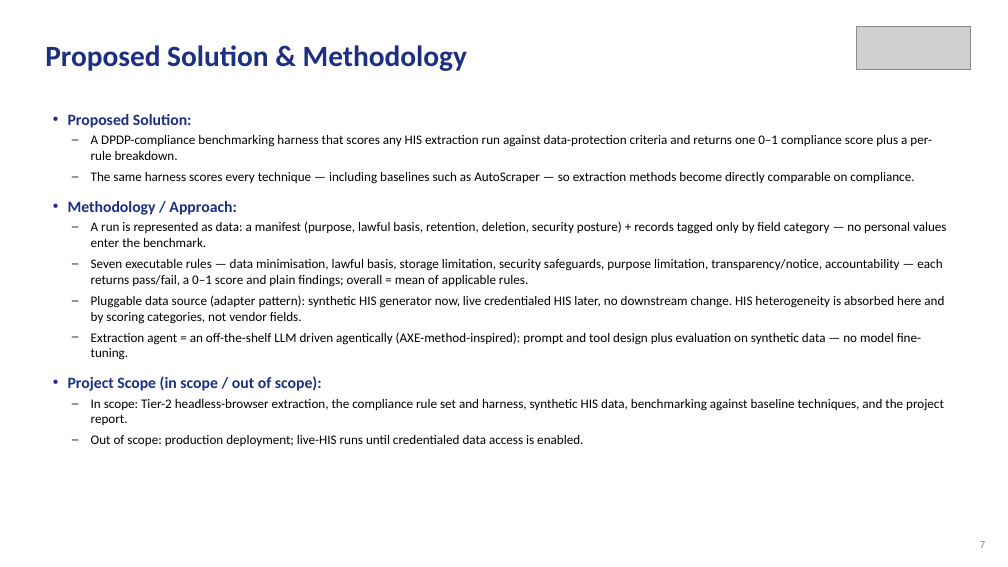
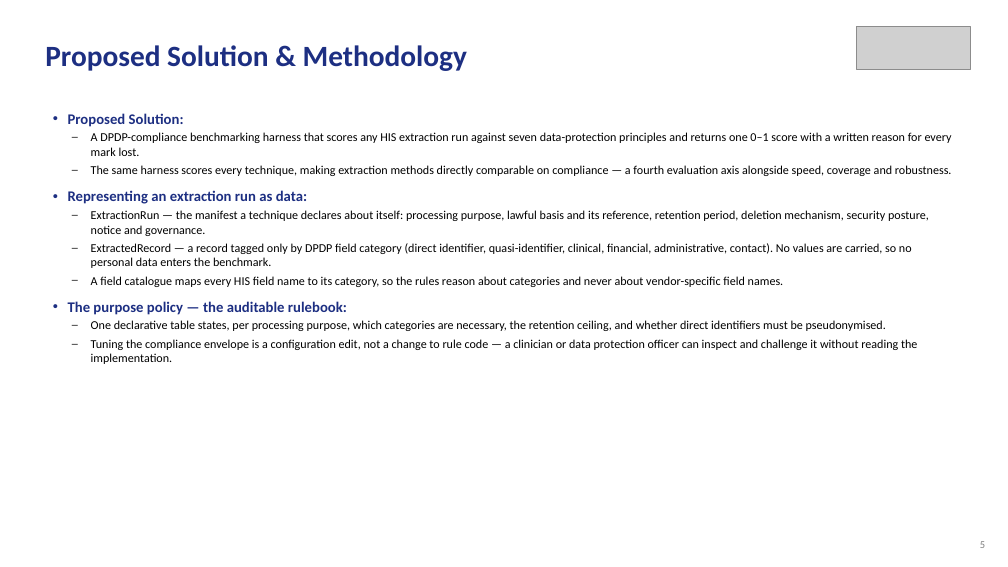
Before and after one commit to aysk1209/his-scraping-dpdp-project, a slide deck: slide 5 of Review-I.pptx. Drawn at 1008x567 pixels with LibreOffice and Linux fonts; fonts in the diff are those of the drawing; grey boxes stand for pictures. Boxes give left, top, right and bottom in pixels: in the first picture for what was removed or moved away, otherwise in the second. Text is boxed around its words. In the diff, an @@ line names an element or a change of style, - is before the commit and + after.

```diff
--- a/Review-I.pptx
+++ b/Review-I.pptx
@@ text at [68, 113, 184, 127]: size 15 to 14 pt in "Proposed Solution:"; less space between paragraphs @@
@@ text at [68, 132, 952, 364]: text changed; size 12.5 to 11.5 pt @@
-  – A DPDP-compliance benchmarking harness that scores any HIS extraction run against data-protection criteria and returns one 0–1 compliance score plus a per-rule breakdown.
-  – The same harness scores every technique — including baselines such as AutoScraper — so extraction methods become directly comparable on compliance.
-• Methodology / Approach:
-  – A run is represented as data: a manifest (purpose, lawful basis, retention, deletion, security posture) + records tagged only by field category — no personal values enter the benchmark.
-  – Seven executable rules — data minimisation, lawful basis, storage limitation, security safeguards, purpose limitation, transparency/notice, accountability — each returns pass/fail, a 0–1 score and plain findings; overall = mean of applicable rules.
-  – Pluggable data source (adapter pattern): synthetic HIS generator now, live credentialed HIS later, no downstream change. HIS heterogeneity is absorbed here and by scoring categories, not vendor fields.
-  – Extraction agent = an off-the-shelf LLM driven agentically (AXE-method-inspired): prompt and tool design plus evaluation on synthetic data — no model fine-tuning.
-• Project Scope (in scope / out of scope):
-  – In scope: Tier-2 headless-browser extraction, the compliance rule set and harness, synthetic HIS data, benchmarking against baseline techniques, and the project report.
-  – Out of scope: production deployment; live-HIS runs until credentialed data access is enabled.
+  – A DPDP-compliance benchmarking harness that scores any HIS extraction run against seven data-protection principles and returns one 0–1 score with a written reason for every mark lost.
+  – The same harness scores every technique, making extraction methods directly comparable on compliance — a fourth evaluation axis alongside speed, coverage and robustness.
+• Representing an extraction run as data:
+  – ExtractionRun — the manifest a technique declares about itself: processing purpose, lawful basis and its reference, retention period, deletion mechanism, security posture, notice and governance.
+  – ExtractedRecord — a record tagged only by DPDP field category (direct identifier, quasi-identifier, clinical, financial, administrative, contact). No values are carried, so no personal data enters the benchmark.
+  – A field catalogue maps every HIS field name to its category, so the rules reason about categories and never about vendor-specific field names.
+• The purpose policy — the auditable rulebook:
+  – One declarative table states, per processing purpose, which categories are necessary, the retention ceiling, and whether direct identifiers must be pseudonymised.
+  – Tuning the compliance envelope is a configuration edit, not a change to rule code — a clinician or data protection officer can inspect and challenge it without reading the implementation.
@@ text at [980, 541, 985, 548]: text changed @@
-7
+5
```
Also in this commit, not shown: 5 other slides changed, 3 slides added, 1 slide removed.
